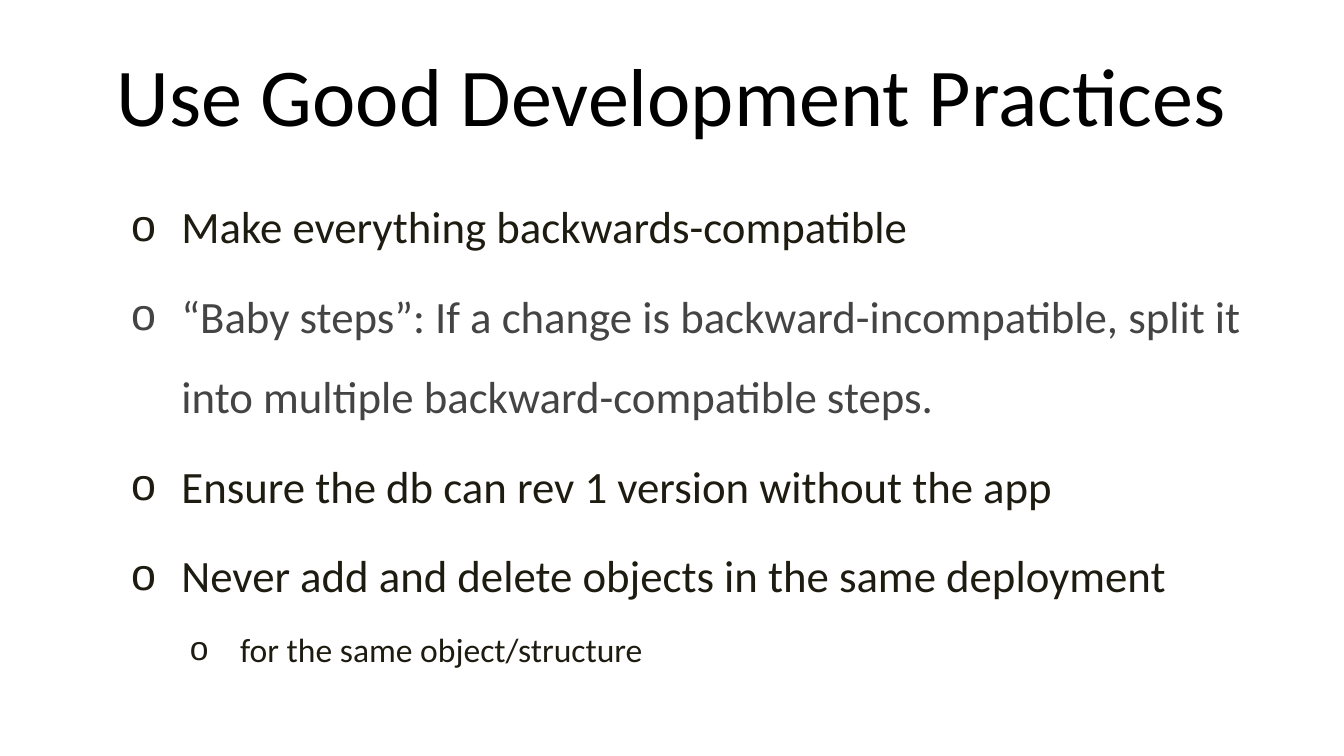
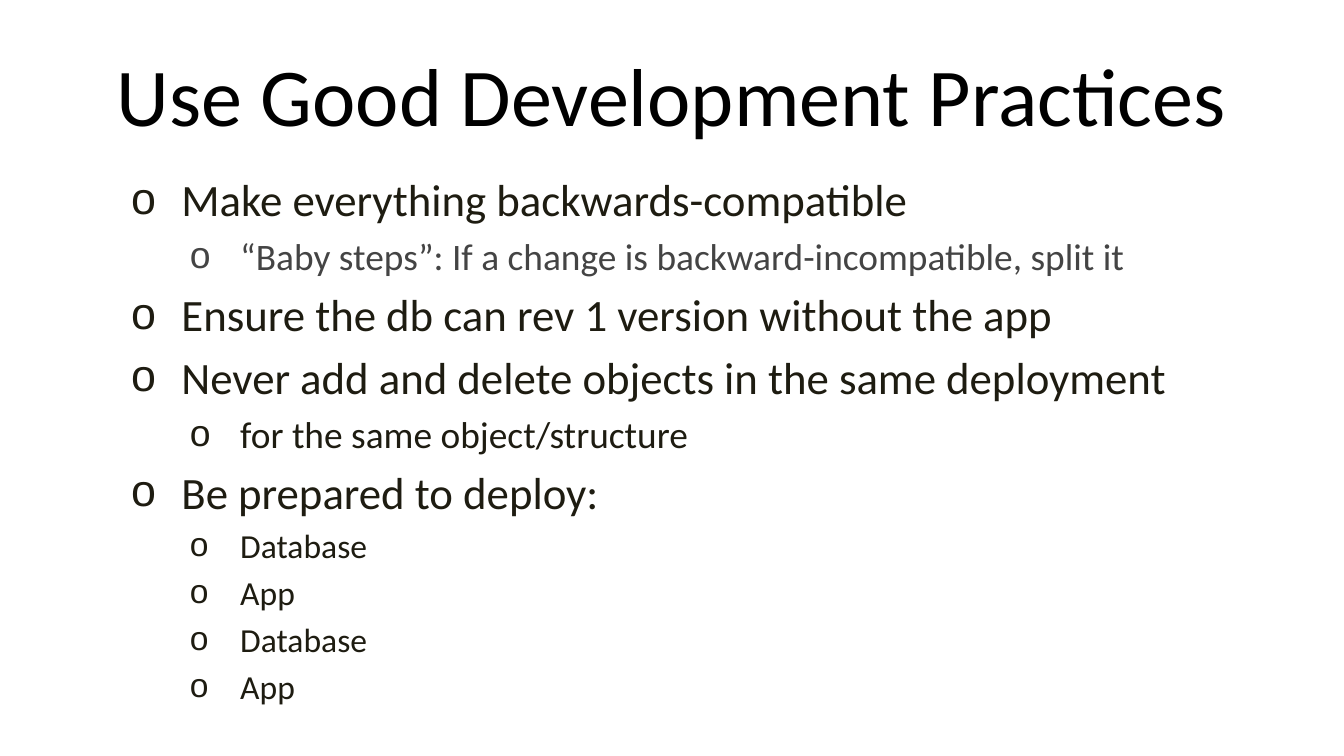
Before and after one commit to way0utwest/ZeroDowntime, a slide deck: slide 9 of VSLive_LasVegas2023_W19_ArchitectZeroDowntime.pptx. Drawn at 1344x756 pixels with LibreOffice and Linux fonts; fonts in the diff are those of the drawing; background and template pictures are left out. Boxes give left, top, right and bottom in pixels: in the first picture for what was removed or moved away, otherwise in the second. Text is boxed around its words. In the diff, an @@ line names an element or a change of style, - is before the commit and + after.

Commit message:
PPT update

```diff
--- a/VSLive_LasVegas2023_W19_ArchitectZeroDowntime.pptx
+++ b/VSLive_LasVegas2023_W19_ArchitectZeroDowntime.pptx
@@ text at [181, 185, 1165, 455]: size 18 to 20 pt in "for the same object/structure"; line spacing 1.5 to 1 @@
@@ text at [240, 243, 1124, 277]: text changed; size 24 to 20 pt @@
-  o “Baby steps”: If a change is backward-incompatible, split it into multiple backward-compatible steps.
+    o “Baby steps”: If a change is backward-incompatible, split it
@@ text at [181, 478, 598, 705]: paragraphs added @@
+  o Be prepared to deploy:
+    o Database
+    o App
+    o Database
+    o App
```
Also in this commit, not shown: 11 other slides changed.
